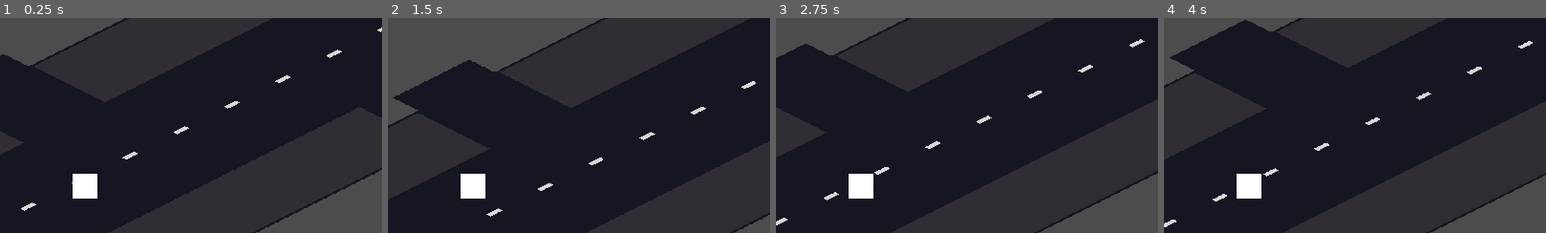
Above: before the commit, frames 1-4 (left to right).
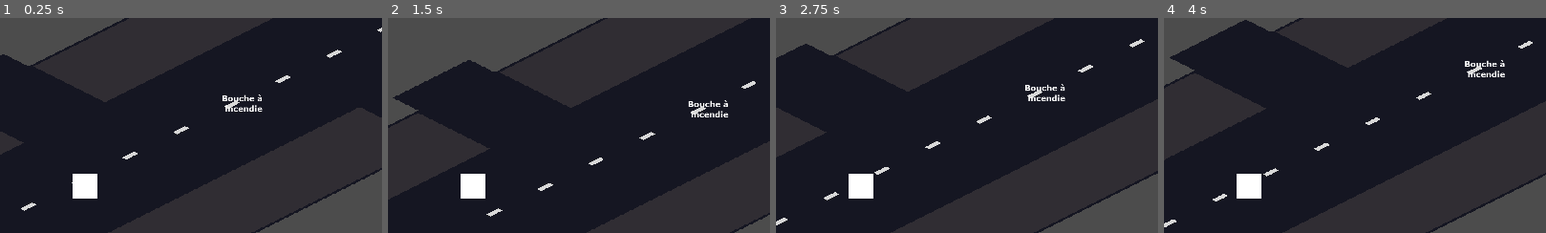
Above: after the commit, the same moments.

Repository: Merliin42/Ludum-Dare-46
Game: Godot game, scene res://Scenes/Main.tscn
The game is run twice, just before and just after one commit, with the same random seed, the same clock (stepped at 60 frames per second) and the same inputs.
Inputs:
- Up to frame 1 (0.25 s): no input
- Up to frame 2 (1.5 s): tap Enter (ui_accept) at 0.5, 0.77 s; hold D (ui_right) 0.53-1.28 s; hold S (speed_down) from 1.28 s (still down)
- Up to frame 3 (2.75 s): tap Enter (ui_accept) at 1.52 s; release S (speed_down) at 2.03 s; hold D (ui_right) from 2.03 s (still down)
- Up to frame 4 (4 s): tap Enter (ui_accept) at 3.02, 3.77 s; release D (ui_right) at 3.53 s; hold Q (ui_left) from 3.53 s (still down)
The pictures show only the part of the screen within x 39-89%, y 11-61%; the shares and areas given below are measured in that part.

The runs differ from the first frame. In frame 1, 0.3% of the frame differs, in the area x 58-69%, y 35-44%; in frame 2, 0.3%, in the area x 78-90%, y 38-47%; in frame 3, 0.3%; in frame 4, 0.3%.

Commit message:
Character blink when hit

Diff:
--- a/Scenes/Character.tscn
+++ b/Scenes/Character.tscn
@@ -46,7 +46,14 @@
 
 [node name="Camera2D" type="Camera2D" parent="."]
 current = true
+
+[node name="Tween" type="Tween" parent="."]
+
+[node name="Animation" type="Timer" parent="."]
+wait_time = 0.5
+one_shot = true
 [connection signal="area_entered" from="TrapsDetector" to="." method="_on_TrapsDetector_area_entered"]
 [connection signal="area_entered" from="ChildDetector" to="." method="_on_ChildDetector_area_entered"]
 [connection signal="area_entered" from="PennywiseDetector" to="." method="_on_PennywiseDetector_area_entered"]
 [connection signal="area_exited" from="PennywiseDetector" to="." method="_on_PennywiseDetector_area_exited"]
+[connection signal="timeout" from="Animation" to="." method="_on_Animation_timeout"]
--- a/Scenes/Main.tscn
+++ b/Scenes/Main.tscn
@@ -6,6 +6,7 @@
 [ext_resource path="res://Scenes/CarSpawner.tscn" type="PackedScene" id=4]
 [ext_resource path="res://Scripts/Main.gd" type="Script" id=5]
 [ext_resource path="res://Scenes/GUI.tscn" type="PackedScene" id=6]
+[ext_resource path="res://Scenes/Traps/FireHydrant.tscn" type="PackedScene" id=7]
 
 [sub_resource type="Curve2D" id=1]
 _data = {
@@ -45,7 +46,7 @@
 curve = SubResource( 1 )
 
 [node name="ChildSpawner" type="PathFollow2D" parent="ChildPath"]
-position = Vector2( 17840, -6232 )
+position = Vector2( 1896, 1696 )
 rotation = 2.65934
 rotate = false
 
@@ -60,6 +61,9 @@
 
 [node name="ChildSpawn" type="Timer" parent="."]
 autostart = true
+
+[node name="FireHydrant" parent="." instance=ExtResource( 7 )]
+position = Vector2( 1688.56, 2077.63 )
 [connection signal="pennywise" from="Character" to="." method="_on_Character_pennywise"]
 [connection signal="timeout" from="PennywiseHunger" to="." method="_on_PennywiseHunger_timeout"]
 [connection signal="timeout" from="ChildSpawn" to="." method="_on_ChildSpawn_timeout"]
--- a/Scripts/Character.gd
+++ b/Scripts/Character.gd
@@ -29,7 +29,11 @@
 
 
 func _on_TrapsDetector_area_entered(area):
-	print("hit!")
+	var start_color = Color(1.0, 1.0, 1.0, 1.0)
+	var end_color = Color(1.0, 1.0, 1.0, 0.0)
+	$Animation.start()
+	$Tween.interpolate_property(self, "modulate", start_color, end_color, 0.5, Tween.TRANS_ELASTIC, Tween.EASE_OUT)
+	$Tween.start()
 	childs = 0
 
 
@@ -45,3 +49,9 @@
 
 func _on_PennywiseDetector_area_exited(area):
 	return_possible = true
+
+func _on_Animation_timeout():
+	var end_color = Color(1.0, 1.0, 1.0, 1.0)
+	var start_color = Color(1.0, 1.0, 1.0, 0.0)
+	$Tween.interpolate_property(self, "modulate", start_color, end_color, 0.5, Tween.TRANS_ELASTIC, Tween.EASE_OUT)
+	$Tween.start()
Not shown: 1 places in Scenes/Main.tscn that only renumber resources
